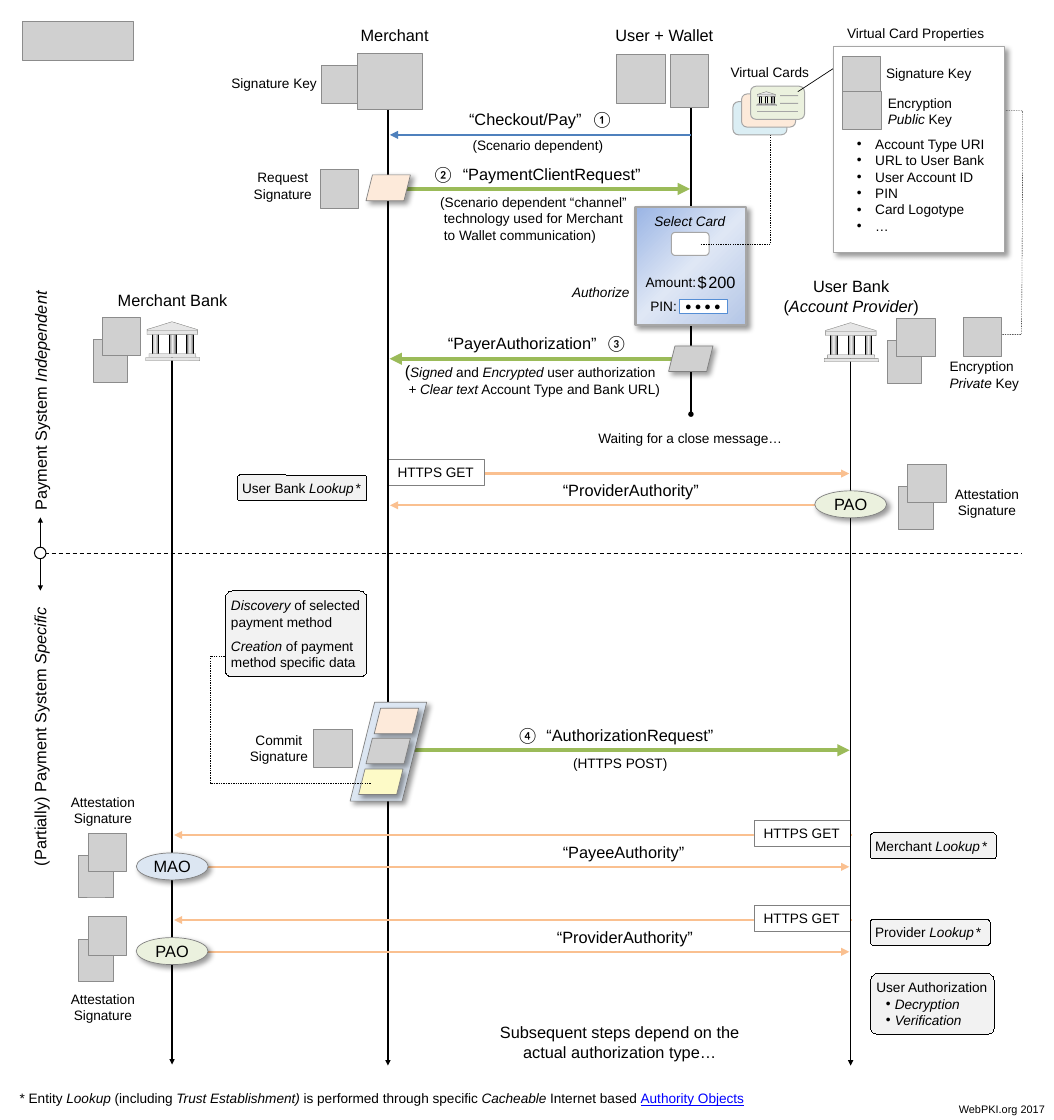
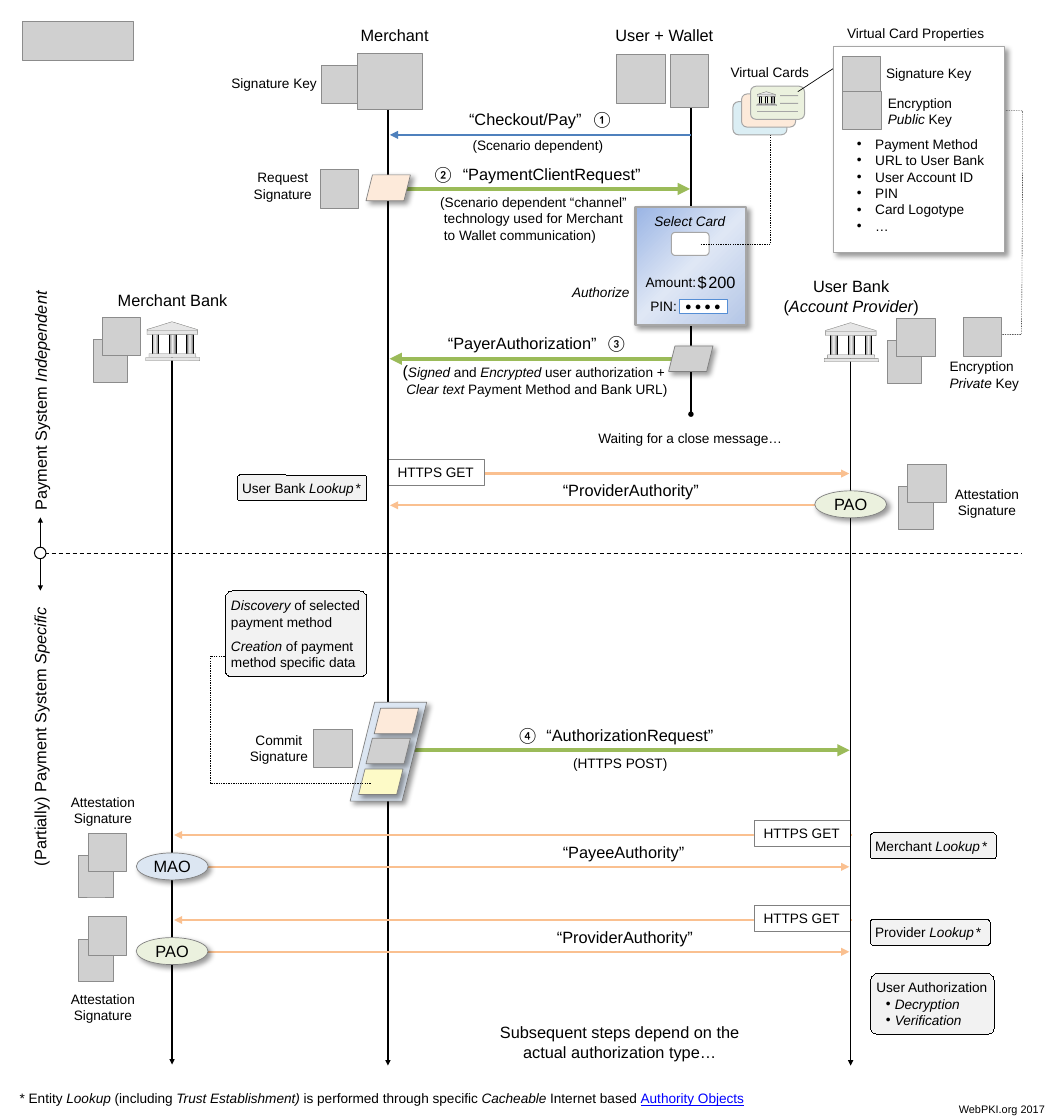
Before and after one commit to cyberphone/doc, a slide deck: slide 1 of saturn/saturn-authorization.pptx. Drawn at 1054x1120 pixels with LibreOffice and Linux fonts; fonts in the diff are those of the drawing; grey boxes stand for pictures. Boxes give left, top, right and bottom in pixels: in the first picture for what was removed or moved away, otherwise in the second. Text is boxed around its words. In the diff, an @@ line names an element or a change of style, - is before the commit and + after.

Commit message:
Account Type => Payment Method

```diff
--- a/saturn/saturn-authorization.pptx
+++ b/saturn/saturn-authorization.pptx
@@ text at [875, 139, 978, 152]: text changed @@
-• Account Type URI
+• Payment Method
@@ text at [406, 367, 668, 397]: text changed @@
-(Signed and Encrypted user authorization
-+ Clear text Account Type and Bank URL)
+(Signed and Encrypted user authorization +
+Clear text Payment Method and Bank URL)
```
Also in this commit, not shown: 1 other file.
